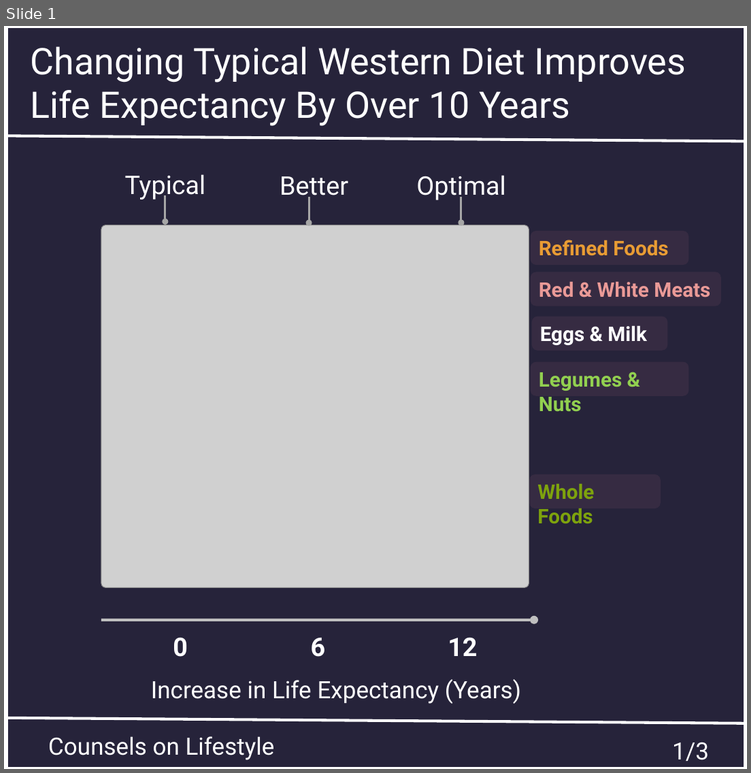
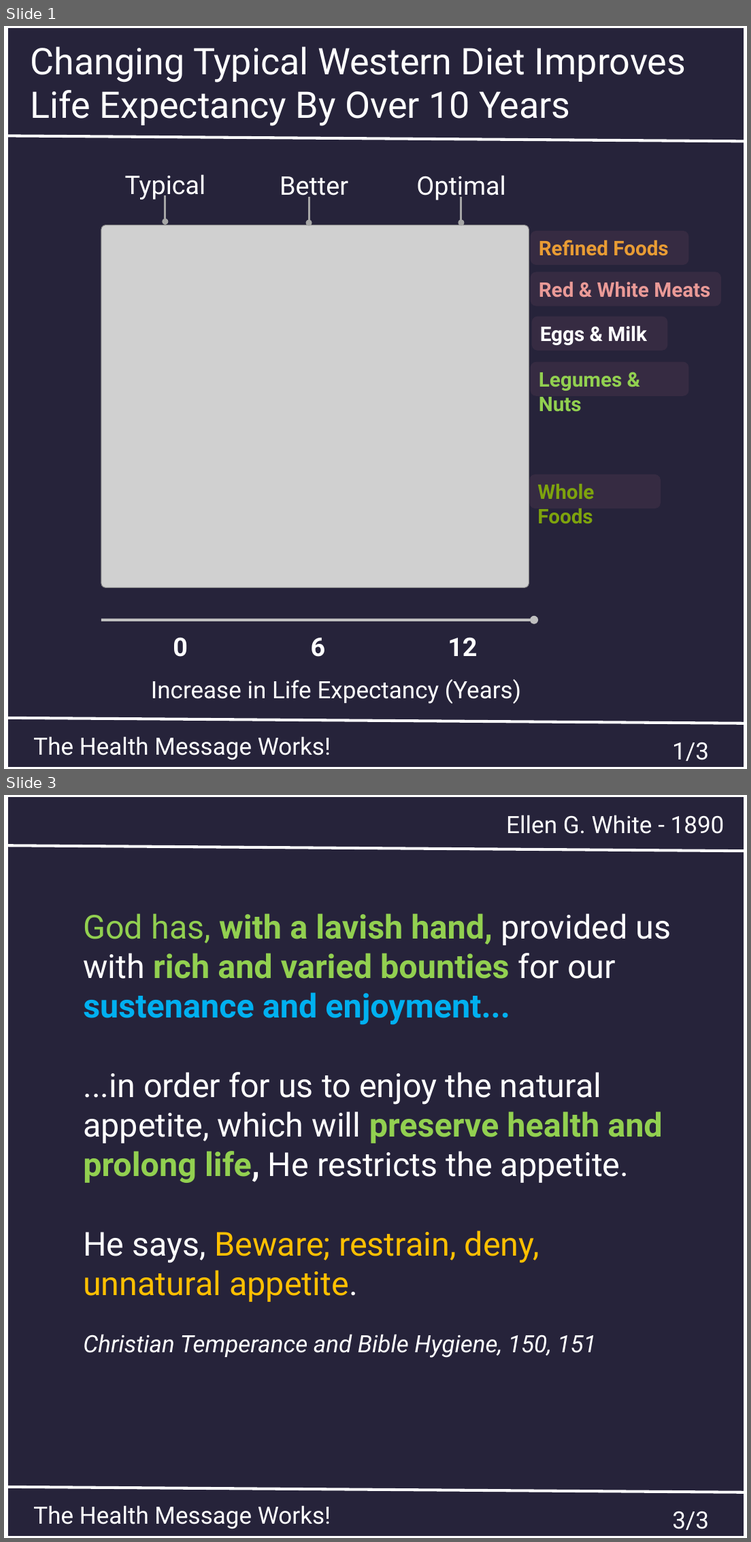
Before and after one commit to msimbao/counselsonlifestyle, a slide deck: posts/6/slides.pptx. Shown one above the other, each under a label of ours: slide 1 before the commit, slides 1 and 3 after it; the slides between them are not shown. The pictures are 751x773 and 751x1542 pixels, drawn with LibreOffice and Linux fonts; fonts in the diff are those of the drawing; grey boxes stand for pictures. Boxes give left, top, right and bottom in pixels: in the first picture for what was removed or moved away, otherwise in the second. Text is boxed around its words. In the diff, an @@ line names an element or a change of style, - is before the commit and + after.

```diff
--- a/posts/6/slides.pptx
+++ b/posts/6/slides.pptx
@@ slide 3 added at (4,795,747,1538), background #26233A @@
@@ rectangle added at (6,795,746,1538), outline #FFFFFF 4.5 pt @@
@@ text added at (506,815,724,834), 26 pt, text #FFFFFF @@
+Ellen G. White - 1890
@@ line added from (4, 845) to (744, 851), #FFFFFF 3 pt @@
@@ text added at (83,913,671,1357), 36 pt, text #FFFFFF @@
+God has, with a lavish hand, provided us with rich and varied bounties for our sustenance and enjoyment...
+...in order for us to enjoy the natural appetite, which will preserve health and prolong life, He restricts the appetite.
+He says, Beware; restrain, deny, unnatural appetite.
+Christian Temperance and Bible Hygiene, 150, 151
@@ line added from (5, 1487) to (745, 1492), #FFFFFF 3 pt @@
@@ text added at (33,1505,330,1529), 26 pt, text #FFFFFF @@
+The Health Message Works!
@@ text added at (672,1510,708,1529), 26 pt, text #FFFFFF @@
+3/3
@@ slide 1 changed as well @@
@@ text added at (33,736,330,760), 26 pt, text #FFFFFF @@
+The Health Message Works!
@@ text removed at (48,736,275,760) @@
-Counsels on Lifestyle
```
Also in this commit, not shown: 1 other slide changed, 1 slide removed, 15 other files.
